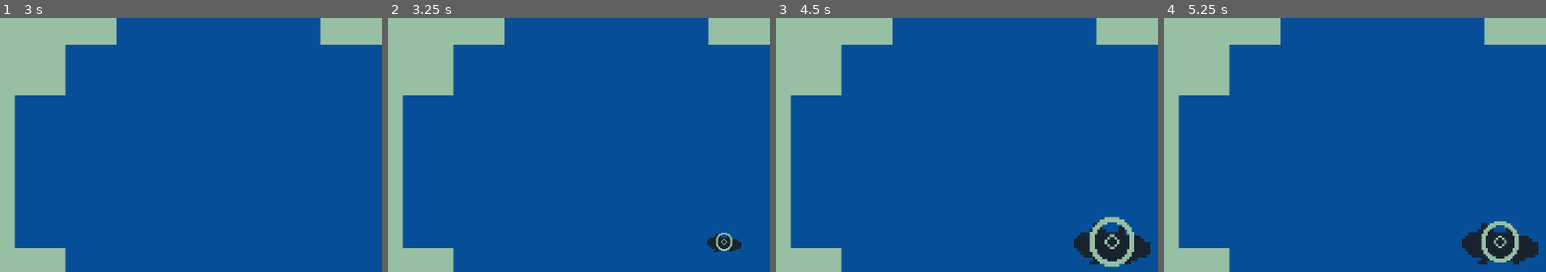
Above: before the commit, frames 1-4 (left to right).
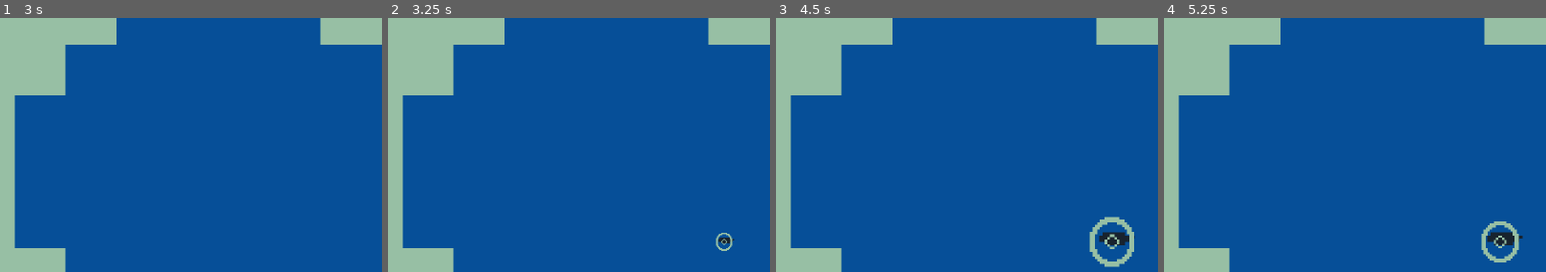
Above: after the commit, the same moments.

Repository: mathew-tran/fish-clicker
Game: Godot game, scene res://Scenes/Main.tscn
Same seed, same stepped clock (60 frames per second), same inputs: the game is played once before the commit and once after it.
Inputs:
- Up to frame 1 (3 s): click "STORE" at 0.5 s; click "MAIN" at 1.25 s; click "STORE" at 2 s; click "MAIN" at 2.75 s
- Up to frame 2 (3.25 s): no input
- Up to frame 3 (4.5 s): click "STORE" at 3.5 s; click "MAIN" at 4.25 s
- Up to frame 4 (5.25 s): tap Enter at 5 s
The pictures show only the part of the screen within x 25-75%, y 25-75%; the shares and areas given below are measured in that part.

Frame 1 is identical in both runs. In frame 2, 0.3% of the frame differs, in the area x 83-93%, y 84-93%; in frame 3, 1.5%; in frame 4, 1.5%, in the area x 78-98%, y 80-97%.

Commit message:
fix shuffling of pools

Diff:
--- a/fishclicker/Resources/BaitData.gd
+++ b/fishclicker/Resources/BaitData.gd
@@ -13,14 +13,18 @@
 
 func GetRandomFish() -> FishData:
 	var result = randi() % 100
-	if result <= 70:
-		CommonPool.shuffle()
-		return CommonPool[0]
-	if result <= 95:
-		RarePool.shuffle()
-		return RarePool[0]
-	LegendaryPool.shuffle()
-	return LegendaryPool[0]
+	var pool = CommonPool
+	if result <= 80:
+		pool = CommonPool
+	elif result <= 97:
+		if len(RarePool) > 0:
+			pool = RarePool
+	else:
+		if len(LegendaryPool) > 0:
+			pool = LegendaryPool
+	pool = pool.duplicate(true)
+	pool.shuffle()
+	return pool[0]
 
 func HasCompletedBait():
 	return Finder.GetGameManager().HasCompletedChallenge(BaitID)
--- a/fishclicker/Resources/Levels/Baits/BAIT_NONE.tres
+++ b/fishclicker/Resources/Levels/Baits/BAIT_NONE.tres
@@ -11,6 +11,7 @@
 script = ExtResource("2_ewn0j")
 BaitName = "None"
 BaitImage = ExtResource("1_njkb6")
+BaitID = "000"
 Cost = 0
 CommonPool = Array[ExtResource("1_a8y0i")]([ExtResource("2_s6pys")])
 RarePool = Array[ExtResource("1_a8y0i")]([ExtResource("4_n7cjx")])
--- a/fishclicker/Scripts/UI/MoneyUI.gd
+++ b/fishclicker/Scripts/UI/MoneyUI.gd
@@ -29,6 +29,11 @@
 		if abs(TargetAmount - CurrentAmount) > 100:
 			diff = 10
 
+		if abs(TargetAmount - CurrentAmount) > 200:
+			diff = 40
+
+		if abs(TargetAmount - CurrentAmount) > 300:
+			diff = 80
 		if TargetAmount > CurrentAmount:
 			CurrentAmount += diff
 		elif TargetAmount < CurrentAmount:
